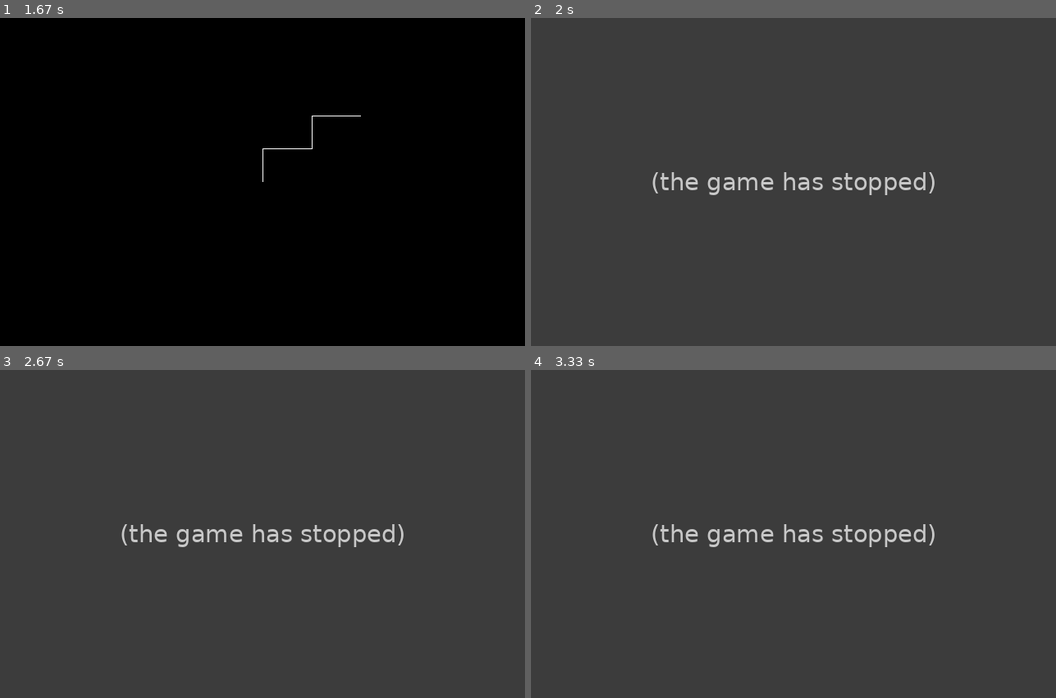
Above: before the commit, frames 1-4 (two rows, left to right).
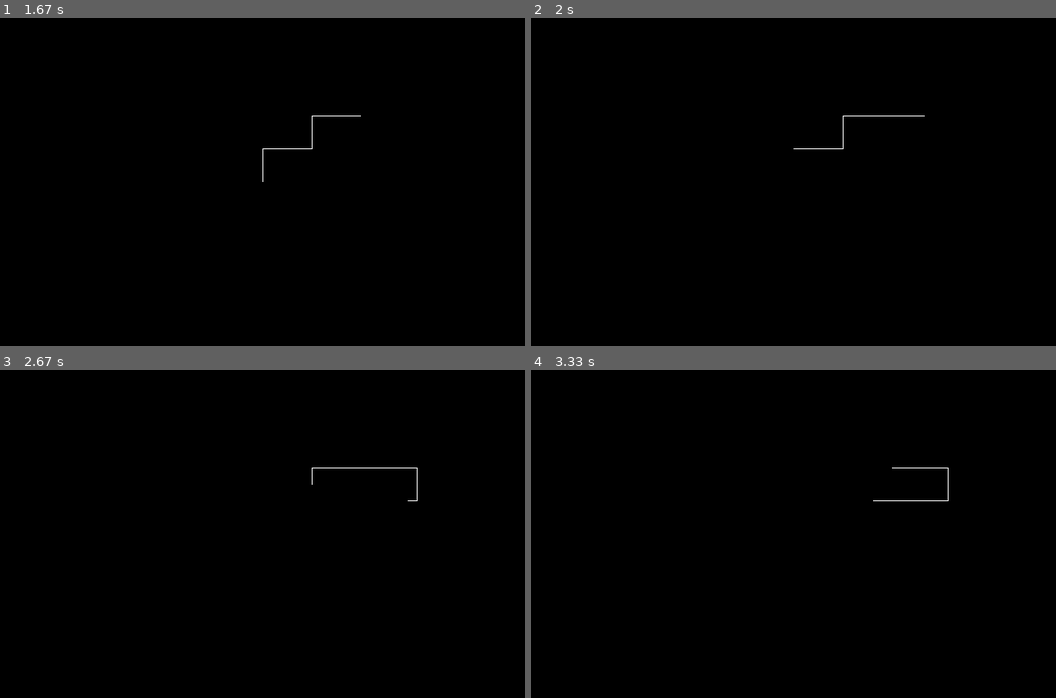
Above: after the commit, the same moments.

Repository: BucSy/pygame_
Game: pygame game, started from game.py
The game is run twice, just before and just after one commit, with the same random seed, the same clock (stepped at 60 frames per second) and the same inputs.
Inputs:
- Up to frame 1 (1.67 s): hold Right 0.33-0.8 s; hold Up 0.83-1.13 s; hold Right 1.17-1.63 s
- Up to frame 2 (2 s): hold Left from 1.67 s (still down)
- Up to frame 3 (2.67 s): release Left at 2.2 s; hold Down 2.23-2.53 s; hold Left from 2.57 s (still down)
- Up to frame 4 (3.33 s): release Left at 2.97 s

Frame 1 is identical in both runs. In frame 2, 100% of the frame differs, in the area x 0-100%, y 0-100%; in frame 3, 100%; in frame 4, 100%.
Before the commit the program exited at 1.67 s; later frames show no game.

Commit message:
Snake is fully work now need to add Food and leveling up

Diff:
--- a/game.py
+++ b/game.py
@@ -12,28 +12,48 @@
         self.body = []
         self.crashed = False
 
-    def currentDirection(self, dir_xx, dir_yy):
-        self.dir_xx = dir_xx
-        self.dir_yy = dir_yy
-        print(dir_xx, dir_yy)
+
+    def canGoUp(self):
+        if self.dir_x == 0 and self.dir_y == 1:
+            print("Nem mehet fel")
+            return False
+        else:
+            return True
+
+    def canGoDown(self):
+        if self.dir_x == 0 and self.dir_y == -1:
+            print("Nem mehet fel")
+            return False
+        else:
+            return True
+
+    def canGoLeft(self):
+        if self.dir_x == 1 and self.dir_y == 0:
+            print("Nem mehet fel")
+            return False
+        else:
+            return True
+
+    def canGoRight(self):
+        if self.dir_x == -1 and self.dir_y == 0:
+            print("Nem mehet fel")
+            return False
+        else:
+            return True
 
     def key_event(self, event):
-        if event.key == pygame.K_UP:
+        if event.key == pygame.K_UP and w.canGoUp():
             self.dir_x = 0
             self.dir_y = -1
-            w.currentDirection(0, -1)
-        elif event.key == pygame.K_DOWN:
+        elif event.key == pygame.K_DOWN and w.canGoDown():
             self.dir_x = 0
             self.dir_y = 1
-            w.currentDirection(0, 1)
-        elif event.key == pygame.K_LEFT:
+        elif event.key == pygame.K_LEFT and w.canGoLeft():
             self.dir_x = -1
             self.dir_y = 0
-            w.currentDirection(-1, 0)
-        elif event.key == pygame.K_RIGHT:
+        elif event.key == pygame.K_RIGHT and w.canGoRight():
             self.dir_x = 1
             self.dir_y = 0
-            w.currentDirection(1, 0)
 
     def move(self):
         self.x += self.dir_x
@@ -79,5 +99,6 @@
         elif event.type == pygame.KEYDOWN:
             w.key_event(event)
 
+
     pygame.display.flip()
     clock.tick(240)
